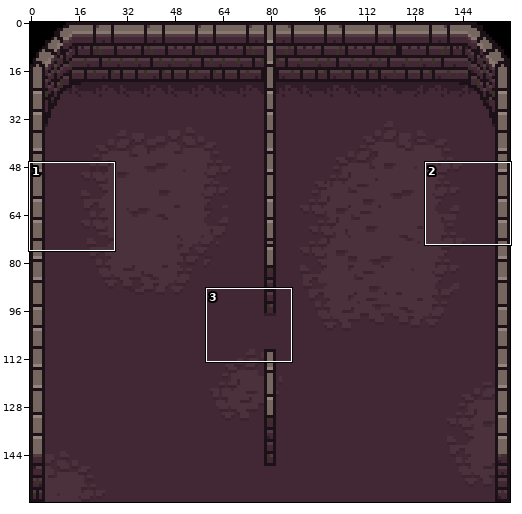
Two versions of one sprite sheet, Assets/Resources/Images/base_level.png. Above: a wide view before the commit, with the close-up outlined.
Close-up. Old version:
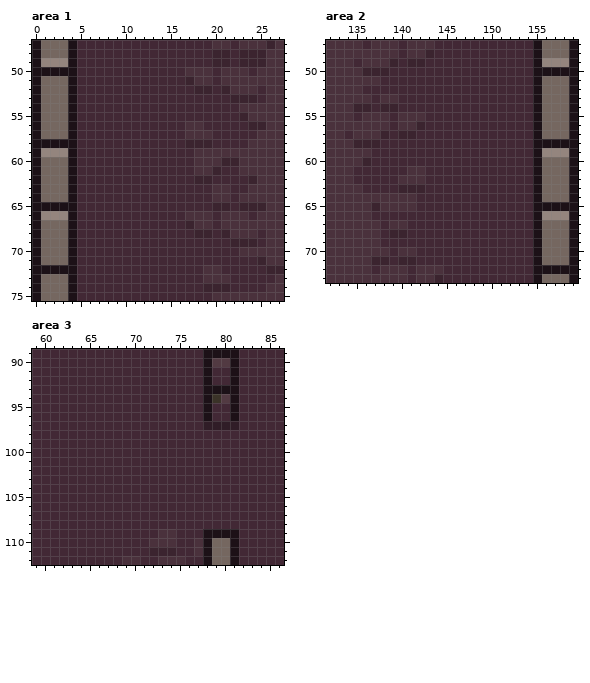
The file is 160x160 pixels. Colours within 5 levels of each other are drawn and written as one. Shown: area 1: x 0..27, y 47..75; area 2: x 132..159, y 47..73; area 3: x 59..86, y 89..112.
After:
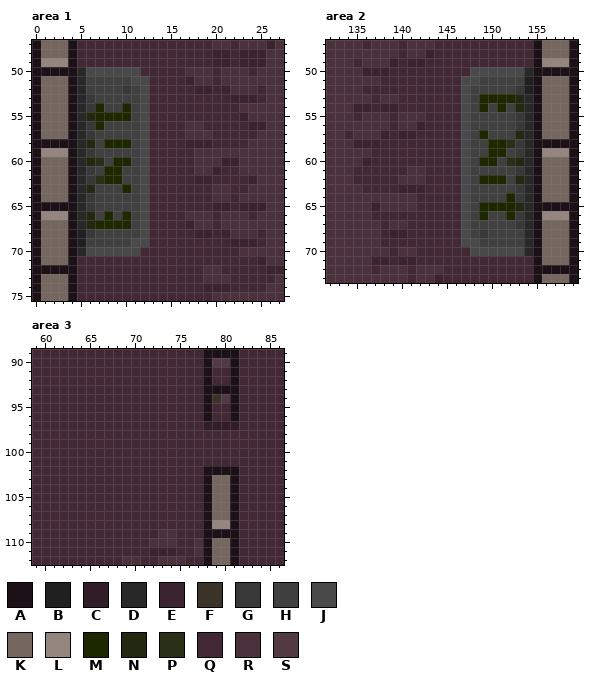
Palette (. is transparent): A #1c1117  B #202020  C #301d27  D #282828  E #3b242f  F #3b3328  G #383838  H #404040  J #494949  K #756760  L #94857e  M #1d2800  N #222910  P #293017  Q #422835  R #4a313c  S #523a42
Log entry: background texture
Edits made:
Area 1:
Colour B replaces colour Q in rows 68 to 69 at x 5.
Colour D replaces colour Q in rows 50 to 67 at x 5; in row 70 at x 5.
Colour G replaces colour Q in row 52 at x 10; in rows 53 to 54 at x 6; in rows 56 to 57 at x 6; in row 59 at x 6; in rows 61 to 62 at x 6; in rows 64 to 65 at x 6.
Colour G replaces colour Q in row 68 at x 6.
Colour H replaces colour Q in row 51 at x 6 to 10; in row 52 at x 6 to 9 and 11; in row 53 at x 7 to 11; in row 54 at x 8 to 9 and 11; in row 55 at x 11; in row 56 at x 8 to 11.
Colour H replaces colour Q in row 57 at x 7 to 11; in row 58 at x 7 and 11; in row 59 at x 7 to 11; in row 60 at x 8 and 11; in row 61 at x 7 and 10 to 11; in row 62 at x 10 to 11.
Colour H replaces colour Q in row 63 at x 7 to 9 and 11; in rows 64 to 65 at x 7 to 11; in row 66 at x 7, 9 and 11; in row 67 at x 11; in row 68 at x 7 to 11; in row 69 at x 6 to 10.
Colour J replaces colour Q in row 50 at x 6 to 11; in row 51 at x 11 to 12; in rows 52 to 68 at x 12; in row 69 at x 11 to 12; in row 70 at x 6 to 11.
Colour M replaces colour Q in row 54 at x 7 and 10; in row 55 at x 7 to 10; in row 56 at x 7; in row 58 at x 8 to 10; in row 60 at x 9 to 10; in rows 61 to 62 at x 8 to 9.
Colour M replaces colour Q in row 63 at x 10; in row 66 at x 8 and 10; in row 67 at x 7 to 10.
Colour N replaces colour Q in row 55 at x 6; in row 58 at x 6; in row 60 at x 6; in row 63 at x 6; in rows 66 to 67 at x 6.
Colour P replaces colour Q in row 60 at x 7; in row 62 at x 7.
Area 2:
Colour B replaces colour Q in rows 51 to 52 at x 154.
Colour D replaces colour Q in row 50 at x 154; in rows 53 to 70 at x 154.
Colour G replaces colour Q in row 52 at x 153; in rows 55 to 56 at x 153; in rows 58 to 59 at x 153; in row 61 at x 153; in rows 63 to 64 at x 153; in rows 66 to 67 at x 153.
Colour G replaces colour Q in row 68 at x 149.
Colour H replaces colour Q in row 51 at x 149 to 153; in row 52 at x 148 to 152; in row 53 at x 148; in row 54 at x 148, 150 and 152; in rows 55 to 56 at x 148 to 152; in row 57 at x 148 and 150 to 152.
Colour H replaces colour Q in row 58 at x 148 to 149; in row 59 at x 148 to 149 and 152; in row 60 at x 148 and 151; in row 61 at x 148 to 152; in row 62 at x 148 and 152; in row 63 at x 148 to 152.
Colour H replaces colour Q in row 64 at x 148 to 151; in row 65 at x 148; in row 66 at x 148 and 150 to 151; in row 67 at x 148 to 152; in row 68 at x 148 and 150 to 153; in row 69 at x 149 to 153.
Colour J replaces colour Q in row 50 at x 148 to 153; in row 51 at x 147 to 148; in rows 52 to 68 at x 147; in row 69 at x 147 to 148; in row 70 at x 148 to 153.
Colour M replaces colour Q in row 53 at x 149 to 152; in row 54 at x 149 and 151; in row 57 at x 149; in rows 58 to 59 at x 150 to 151; in row 60 at x 149 to 150; in row 62 at x 149 to 151.
Colour M replaces colour Q in row 64 at x 152; in row 65 at x 149 to 152; in row 66 at x 149 and 152.
Colour N replaces colour Q in rows 53 to 54 at x 153; in row 57 at x 153; in row 60 at x 153; in row 62 at x 153; in row 65 at x 153.
Colour P replaces colour Q in row 58 at x 152; in row 60 at x 152.
Area 3:
Colour A replaces colour Q in row 102 at x 78 to 81; in rows 103 to 108 at x 78 and 81.
Colour K replaces colour Q in rows 103 to 107 at x 79 to 80.
Colour L replaces colour Q in row 108 at x 79 to 80.
Changed places in both close-ups, as pixel boxes (x1, y1, x2, y2):
changed: (77, 67, 149, 256)
changed: (461, 67, 533, 256)
changed: (203, 466, 239, 529)
